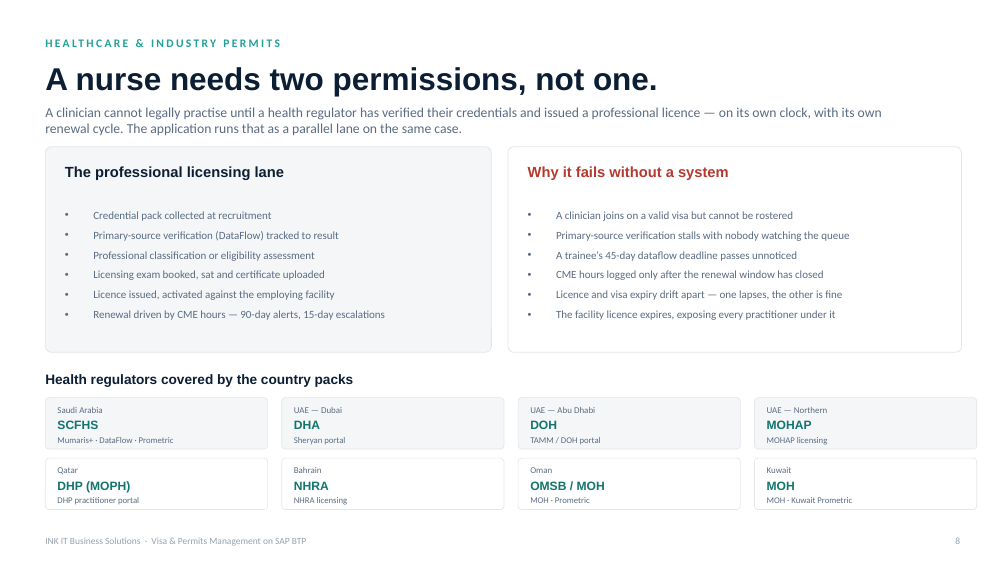
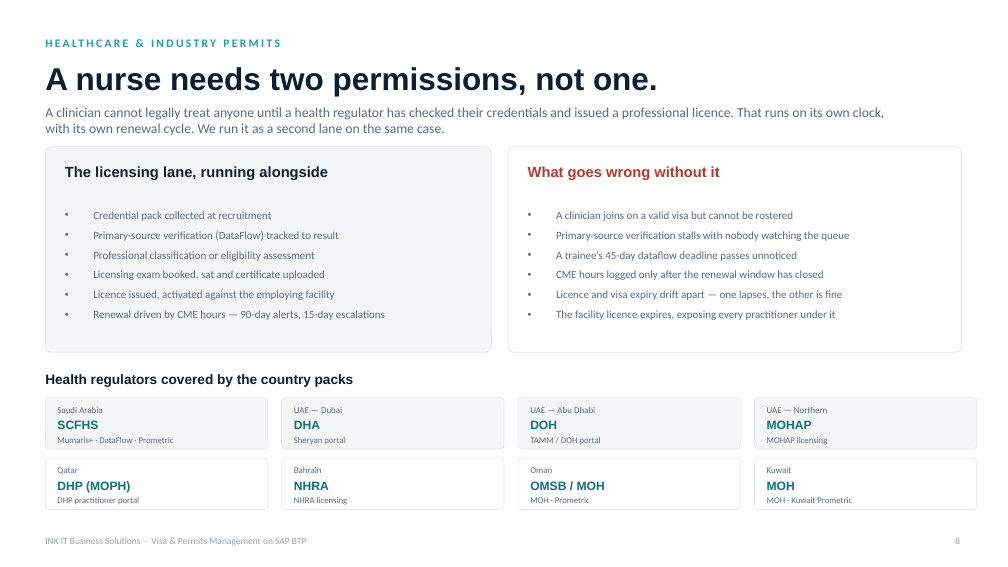
Before and after one commit to cranialblend5/VisaAndPermitsDemo, a slide deck: slide 8 of deck/INK_IT_Visa_and_Permits_GCC.pptx. Drawn at 1008x567 pixels with LibreOffice and Linux fonts; fonts in the diff are those of the drawing. Boxes give left, top, right and bottom in pixels: in the first picture for what was removed or moved away, otherwise in the second. Text is boxed around its words. In the diff, an @@ line names an element or a change of style, - is before the commit and + after.

```diff
--- a/deck/INK_IT_Visa_and_Permits_GCC.pptx
+++ b/deck/INK_IT_Visa_and_Permits_GCC.pptx
@@ text at [45,107,884,135]: text changed @@
-A clinician cannot legally practise until a health regulator has verified their credentials and issued a professional licence — on its own clock, with its own renewal cycle. The application runs that as a parallel lane on the same case.
+A clinician cannot legally treat anyone until a health regulator has checked their credentials and issued a professional licence. That runs on its own clock, with its own renewal cycle. We run it as a second lane on the same case.
@@ text at [65,166,328,180]: text changed @@
-The professional licensing lane
+The licensing lane, running alongside
@@ text at [528,166,720,180]: text changed @@
-Why it fails without a system
+What goes wrong without it
```
Also in this commit, not shown: 9 other slides changed, 16 other files.
